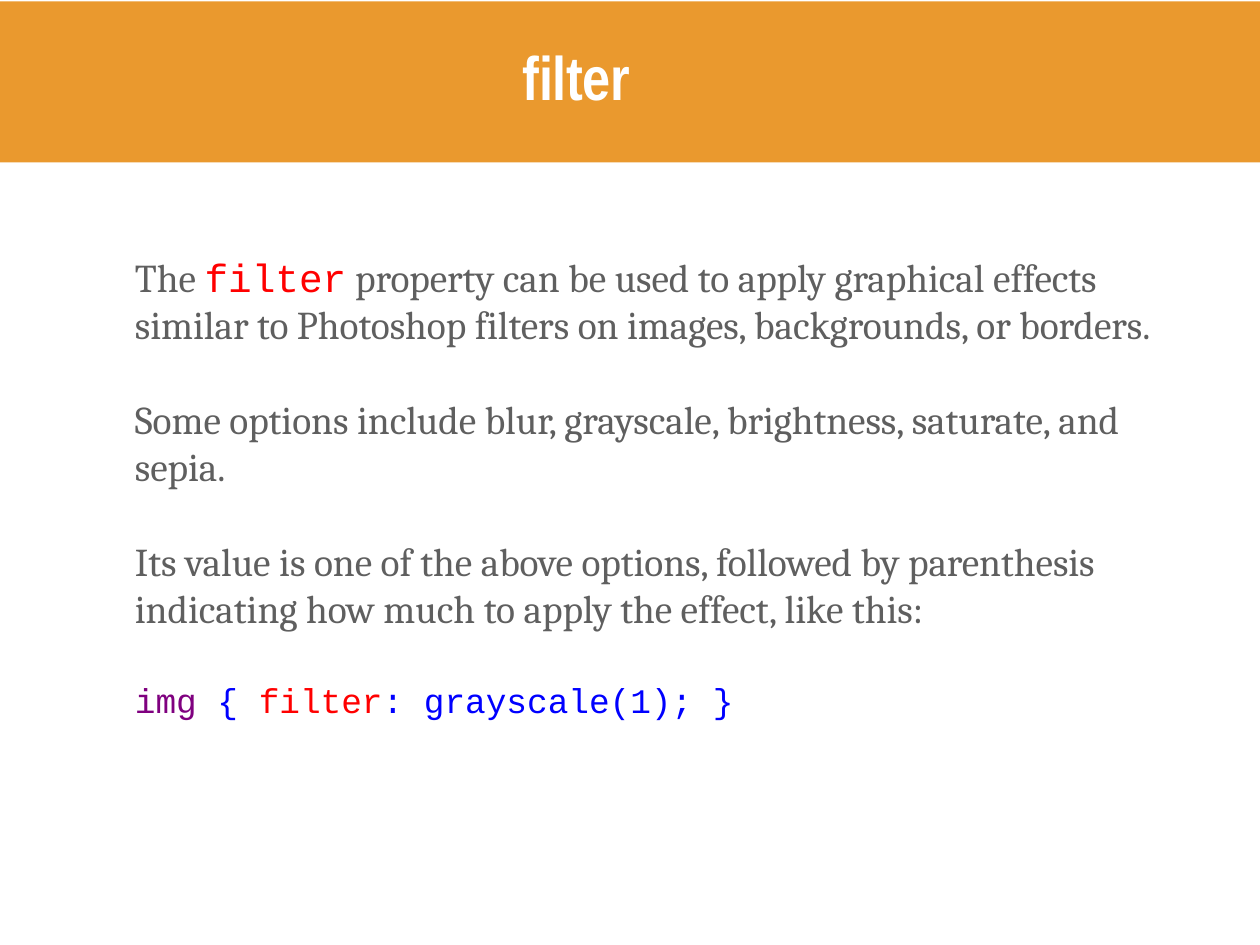
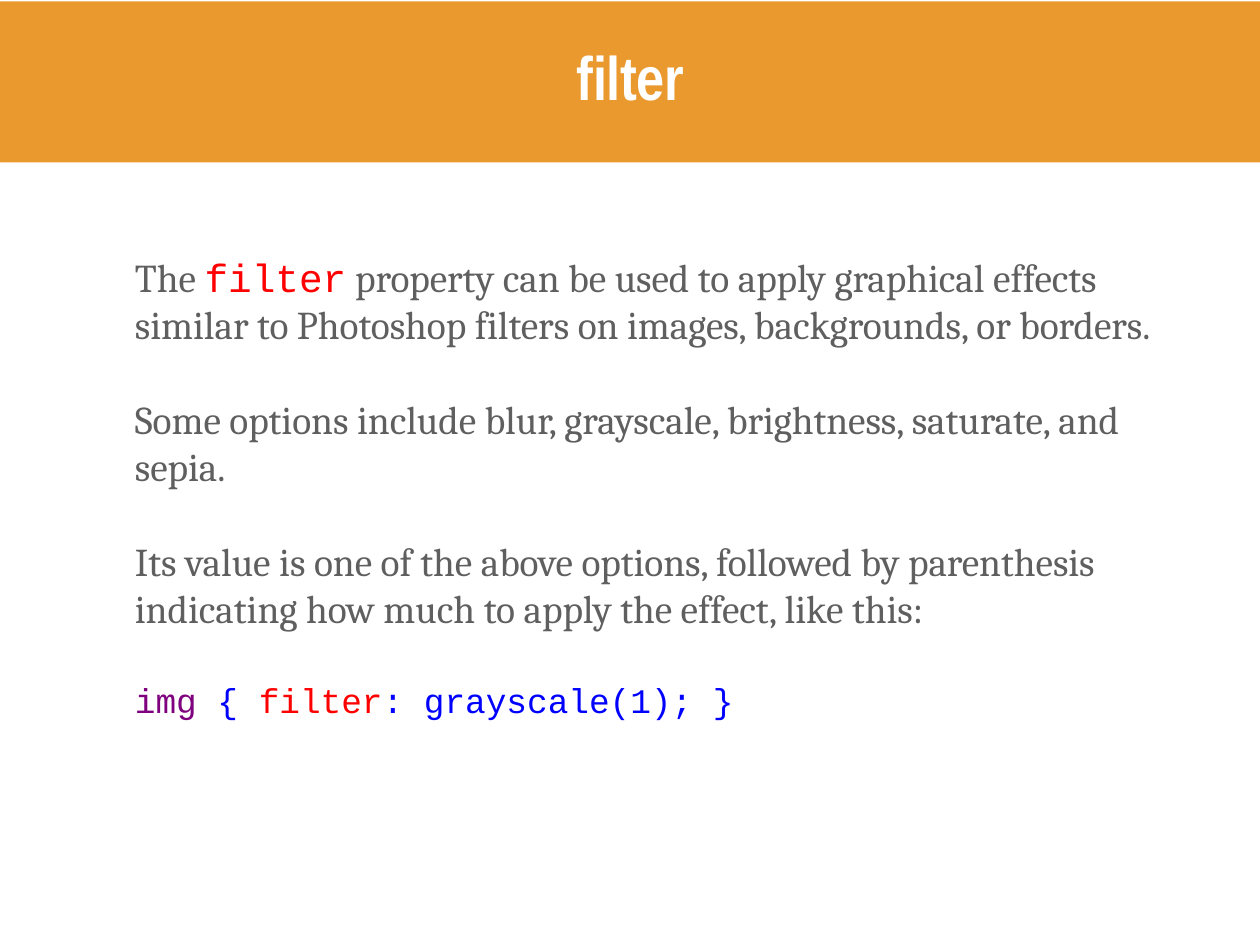
Before and after one commit to kweeket/kweeket.github.io, a slide deck: slide 34 of slides/week-5.pptx (slide 43 before the commit). Drawn at 1260x945 pixels with LibreOffice and Linux fonts; fonts in the diff are those of the drawing. Boxes give left, top, right and bottom in pixels: in the first picture for what was removed or moved away, otherwise in the second. Text is boxed around its words. In the diff, an @@ line names an element or a change of style, - is before the commit and + after.

```diff
--- a/slides/week-5.pptx
+++ b/slides/week-5.pptx
@@ title "filter" moved from (x1=523, y1=55, x2=630, y2=101) to (x1=577, y1=55, x2=684, y2=101) @@
@@ title "filter" at (x1=577, y1=55, x2=684, y2=101): alignment left to centre @@
```
Also in this commit, not shown: 12 other slides changed, 12 slides added, 12 slides removed, 4 other files.
